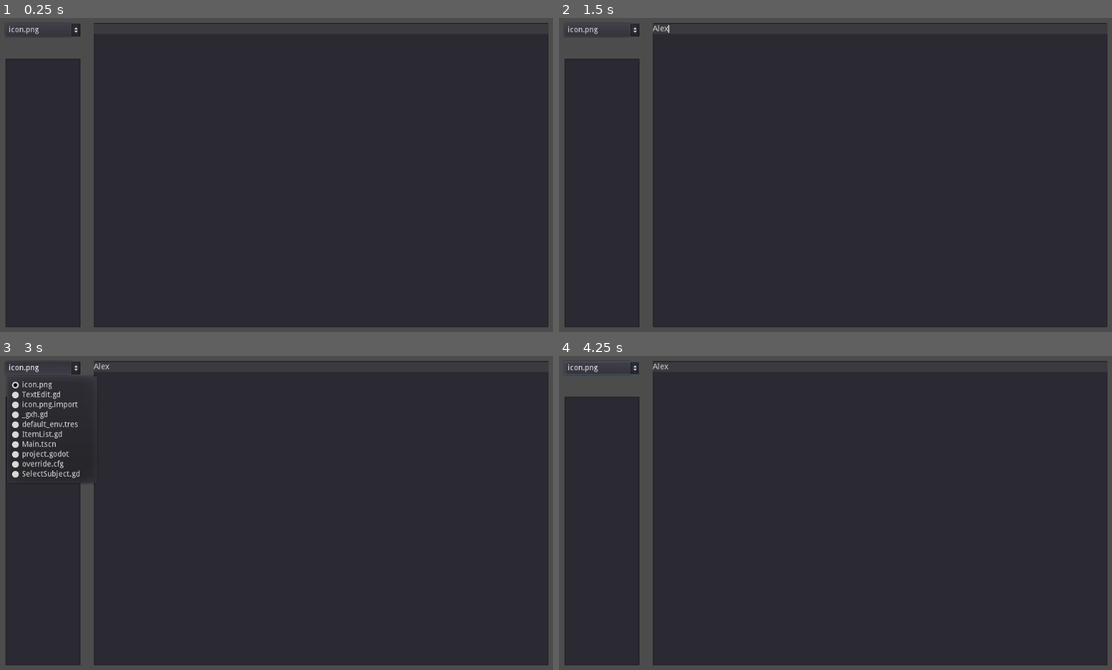
Above: before the commit, frames 1-4 (two rows, left to right).
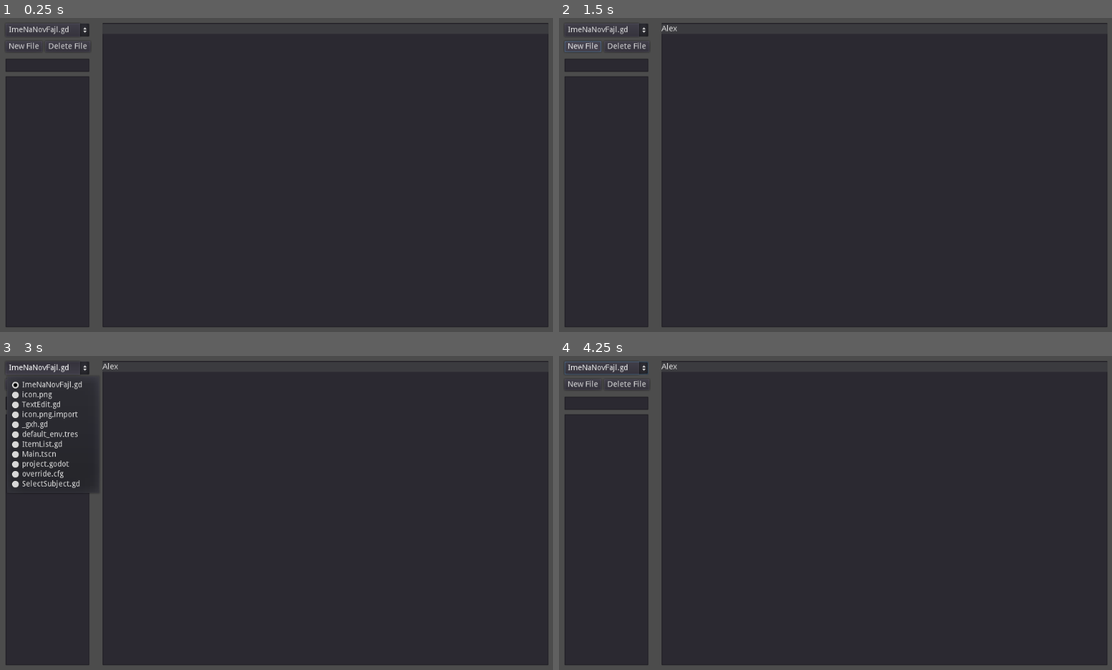
Above: after the commit, the same moments.

Repository: snikolaj/notes_app
Game: Godot game, scene res://Main.tscn
The game is run twice, just before and just after one commit, with the same random seed, the same clock (stepped at 60 frames per second) and the same inputs.
Inputs (mouse positions are in pixels of both pictures, inside the frame that each line leads up to):
- Up to frame 1 (0.25 s): no input
- Up to frame 2 (1.5 s): click (879, 175) at 0.52 s; type "Alex" at 0.6 s; click (581, 46) at 1.25 s, where only the run after the commit has a clickable "New File"
- Up to frame 3 (3 s): click (22, 384) at 2 s, where only the run after the commit has a clickable "New File"; click "icon.png" (after the commit: "ImeNaNovFajl.gd") at 2.75 s
- Up to frame 4 (4.25 s): click "icon.png" (after the commit: "ImeNaNovFajl.gd") at 3.5 s

The runs differ from the first frame. In frame 1, 3.2% of the frame differs, in the area x 1-19%, y 1-99%; in frame 2, 3.3%; in frame 3, 3.4%, in the area x 1-22%, y 1-99%; in frame 4, 3.3%.
Error after the commit: Invalid operands 'String' and 'Nil' in operator '+'. (res://ItemList.gd:60)

Commit message:
Add files via upload

Diff:
--- /dev/null
+++ b/ImeNaNovFajl.gd
@@ -0,0 +1,21 @@
+extends LineEdit
+
+
+
+func _on_NovFajl_pressed():
+	if text != "":
+		var ime = get_node("../IzberiFajl").izberen_predmet_ime()
+		write_file("predmeti/" + ime + "/" + text)
+
+
+func write_file(file_name):
+	var file = File.new()
+	file.open("user://" + file_name, File.WRITE)
+	file.close()
+
+
+func _on_IzbrisiFajl_pressed():
+	if text != "":
+		var ime = get_node("../IzberiFajl").izberen_predmet_ime()
+		var dir = Directory.new()
+		dir.remove("user://predmeti/" + ime + "/" + text)
--- a/ItemList.gd
+++ b/ItemList.gd
@@ -7,7 +7,7 @@
 
 func _process(delta):
 	if is_anything_selected():
-		var fajl_za_isprakjanje = "predmeti/" + izbereno_ime + "/" + fajlovi[get_selected_items()[0]]
+		var fajl_za_isprakjanje = "user://predmeti/" + izbereno_ime + "/" + fajlovi[get_selected_items()[0]]
 		var tekst_za_isprakjanje = load_file(fajl_za_isprakjanje)
 		#predmeti e prv folder kude sto su svi folderi za predmeti
 		#izbereno ime e ime na predmet koj smo ga odbrale
@@ -22,10 +22,8 @@
 
 func _on_IzberiPredmet_prati_ime_na_folder(ime):
 	izbereno_ime = ime
-	fajlovi = list_files_in_directory("predmeti/" + ime)
-	clear()
-	for fajl in fajlovi:
-		add_item(fajl)
+	najdi_svi_fajlovi(ime)
+
 
 
 
@@ -41,9 +39,7 @@
 			break
 		elif not file.begins_with("."):
 			files.append(file)
-
 	dir.list_dir_end()
-
 	return files
 
 func load_file(file):
@@ -55,3 +51,24 @@
 		line += " "
 	f.close()
 	return line
+
+
+func izberen_predmet_ime():
+	return izbereno_ime
+
+func najdi_svi_fajlovi(ime):
+	fajlovi = list_files_in_directory("user://predmeti/" + ime)
+	clear()
+	print(fajlovi)
+	for fajl in fajlovi:
+		add_item(fajl)
+
+
+func _on_IzbrisiFajl_pressed():
+	yield(get_tree().create_timer(1.0), "timeout")
+	najdi_svi_fajlovi(izbereno_ime)
+
+
+func _on_NovFajl_pressed():
+	yield(get_tree().create_timer(1.0), "timeout")
+	najdi_svi_fajlovi(izbereno_ime)
--- a/Main.tscn
+++ b/Main.tscn
@@ -1,8 +1,9 @@
-[gd_scene load_steps=5 format=2]
+[gd_scene load_steps=6 format=2]
 
 [ext_resource path="res://ItemList.gd" type="Script" id=1]
 [ext_resource path="res://SelectSubject.gd" type="Script" id=2]
 [ext_resource path="res://TextEdit.gd" type="Script" id=3]
+[ext_resource path="res://ImeNaNovFajl.gd" type="Script" id=4]
 
 [sub_resource type="Theme" id=1]
 
@@ -15,7 +16,7 @@
 }
 
 [node name="TextEdit" type="TextEdit" parent="."]
-margin_left = 184.0
+margin_left = 200.0
 margin_top = 23.0
 margin_right = 1008.0
 margin_bottom = 576.0
@@ -33,7 +34,7 @@
 [node name="IzberiPredmet" type="OptionButton" parent="."]
 margin_left = 24.0
 margin_top = 24.0
-margin_right = 160.0
+margin_right = 176.0
 margin_bottom = 48.0
 text = "Subject"
 clip_text = true
@@ -48,10 +49,40 @@
 
 [node name="IzberiFajl" type="ItemList" parent="."]
 margin_left = 24.0
-margin_top = 88.0
-margin_right = 160.0
+margin_top = 120.0
+margin_right = 176.0
 margin_bottom = 576.0
 script = ExtResource( 1 )
+__meta__ = {
+"_edit_use_anchors_": false
+}
+
+[node name="NovFajl" type="Button" parent="."]
+margin_left = 24.0
+margin_top = 56.0
+margin_right = 91.0
+margin_bottom = 76.0
+text = "New File"
+__meta__ = {
+"_edit_use_anchors_": false
+}
+
+[node name="ImeNaNovFajl" type="LineEdit" parent="."]
+margin_left = 24.0
+margin_top = 88.0
+margin_right = 176.0
+margin_bottom = 112.0
+script = ExtResource( 4 )
+__meta__ = {
+"_edit_use_anchors_": false
+}
+
+[node name="IzbrisiFajl" type="Button" parent="."]
+margin_left = 96.0
+margin_top = 56.0
+margin_right = 160.0
+margin_bottom = 76.0
+text = "Delete File"
 __meta__ = {
 "_edit_use_anchors_": false
 }
@@ -59,3 +90,7 @@
 [connection signal="item_selected" from="IzberiPredmet" to="IzberiPredmet" method="_on_IzberiPredmet_item_selected"]
 [connection signal="prati_ime_na_folder" from="IzberiPredmet" to="IzberiFajl" method="_on_IzberiPredmet_prati_ime_na_folder"]
 [connection signal="prati_tekst" from="IzberiFajl" to="TextEdit" method="_on_IzberiFajl_prati_tekst"]
+[connection signal="pressed" from="NovFajl" to="IzberiFajl" method="_on_NovFajl_pressed"]
+[connection signal="pressed" from="NovFajl" to="ImeNaNovFajl" method="_on_NovFajl_pressed"]
+[connection signal="pressed" from="IzbrisiFajl" to="IzberiFajl" method="_on_IzbrisiFajl_pressed"]
+[connection signal="pressed" from="IzbrisiFajl" to="ImeNaNovFajl" method="_on_IzbrisiFajl_pressed"]
--- a/SelectSubject.gd
+++ b/SelectSubject.gd
@@ -5,12 +5,10 @@
 
 
 func _ready():
-	fajlovi = list_files_in_directory("predmeti")
+	fajlovi = list_files_in_directory("user://predmeti")
+	print(fajlovi)
 	for fajl in fajlovi:
 		add_item(fajl)
-
-
-
 
 
 func list_files_in_directory(path):
--- a/TextEdit.gd
+++ b/TextEdit.gd
@@ -12,16 +12,13 @@
 func write_file(file_name, string):
 	var file = File.new()
 	var dir = Directory.new()
-	print(dir.remove(file_name))
 
 	file.open(file_name, File.WRITE)
-	print(file_name, string)
 	file.store_string(string)
 
 	file.close()
 
 
 func _on_SnimiTimer_timeout():
-	print("AAA")
 	if otvoren_fajl and text != "":
 		write_file(ime_na_otvoren_fajl, text)
